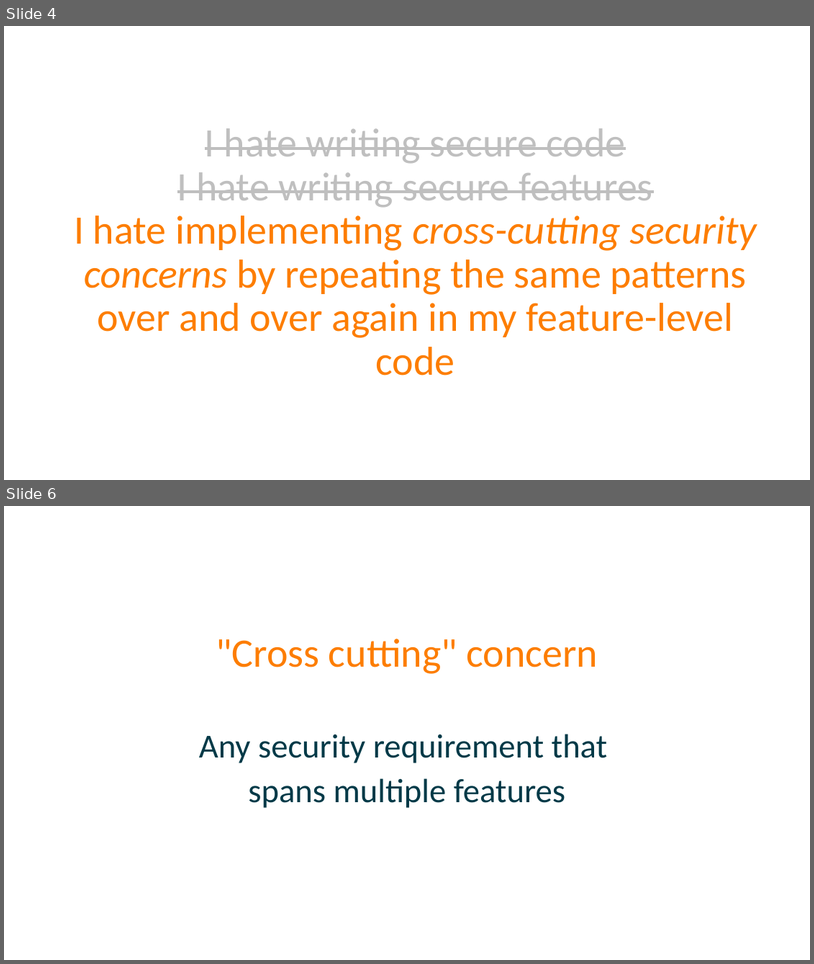
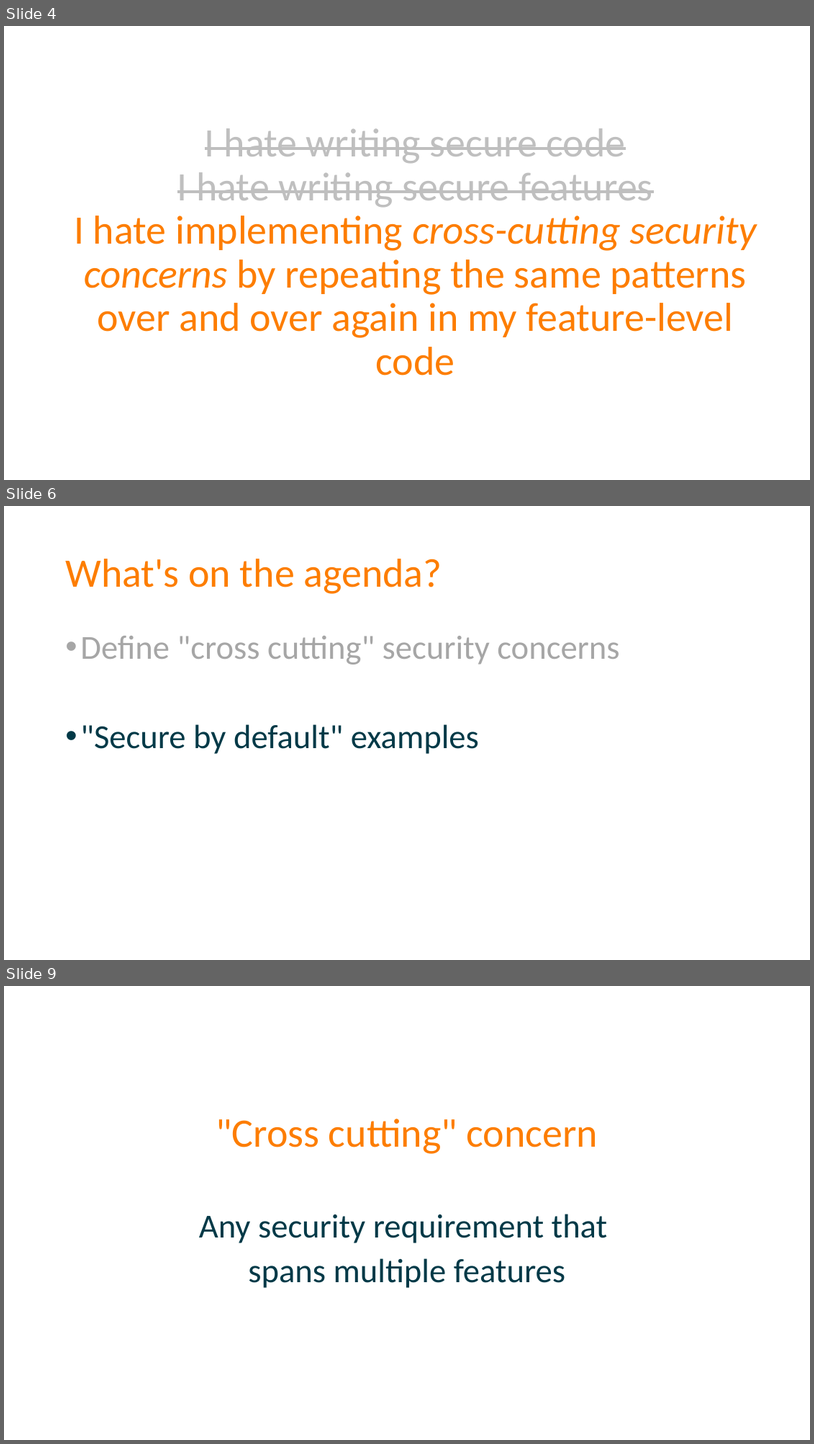
Before and after one commit to spetryjohnson/Talk---Dont-Write-Secure-Code-Design-Secure-Systems, a slide deck: Secure Systems - CodeMash 2017.pptx. Shown one above the other, each under a label of ours: slides 4 and 6 before the commit, slides 4, 6 and 9 after it; the slides between them are not shown. The pictures are 814x964 and 814x1444 pixels, drawn with LibreOffice and Linux fonts; fonts in the diff are those of the drawing. Boxes give left, top, right and bottom in pixels: in the first picture for what was removed or moved away, otherwise in the second. Text is boxed around its words. In the diff, an @@ line names an element or a change of style, - is before the commit and + after.

```diff
--- a/Secure Systems - CodeMash 2017.pptx
+++ b/Secure Systems - CodeMash 2017.pptx
@@ slide 6 added at (4, 506, 810, 960), background #FFFFFF @@
@@ title added at (65, 559, 442, 594), 48 pt, text #FD7D00 @@
+What's on the agenda?
@@ text added at (80, 636, 620, 754), 40 pt, text #A6A6A6 @@
+• Define "cross cutting" security concerns
+• "Secure by default" examples
@@ what was slide 6 is now slide 9 @@
```
Also in this commit, not shown: 9 slides changed, 7 other slides added, 4 slides removed, 1 other file.
